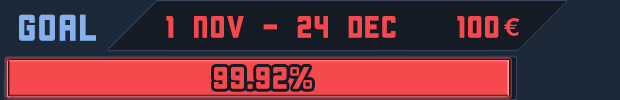
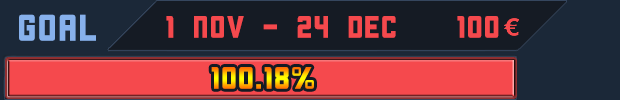
Layers edited between the first and the second 620px x 100px image:
renamed "99.92%" to "100.18%", painted on it over [211,67,314,89]
hid "Layer 8 copy 3" over [208,60,509,96]
showed "Layer 8" over [208,60,514,96]
